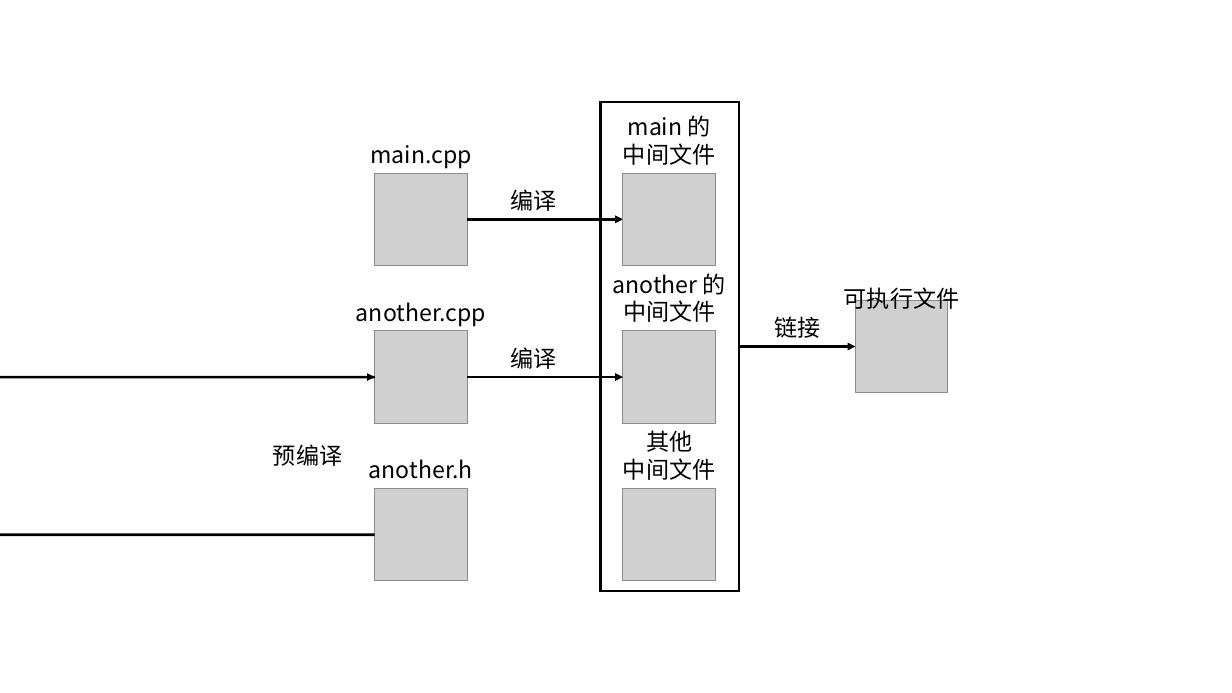
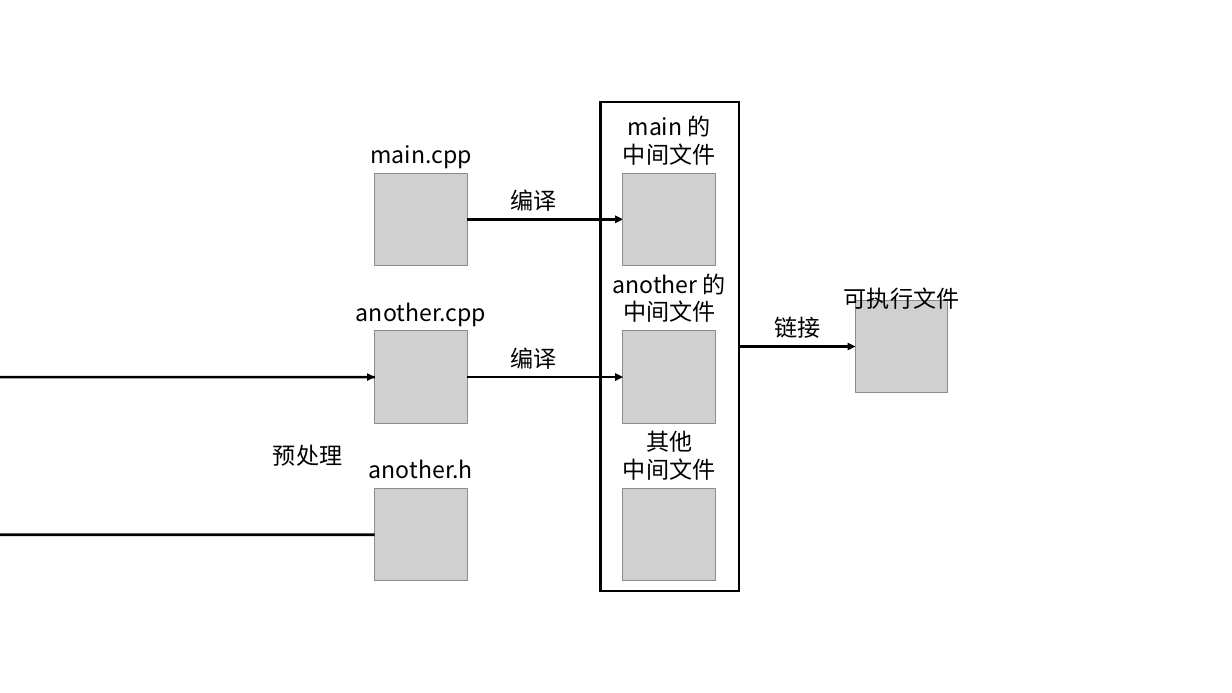
Before and after one commit to UnnamedOrange/Shangshou-CMake, a slide deck: slide 1 of book/assets/figure-source.pptx. Drawn at 1232x693 pixels with LibreOffice and Linux fonts; fonts in the diff are those of the drawing; grey boxes stand for pictures. Boxes give left, top, right and bottom in pixels: in the first picture for what was removed or moved away, otherwise in the second. Text is boxed around its words. In the diff, an @@ line names an element or a change of style, - is before the commit and + after.

```diff
--- a/book/assets/figure-source.pptx
+++ b/book/assets/figure-source.pptx
@@ text at (273, 444, 342, 466): text changed @@
-预编译
+预处理
```
Also in this commit, not shown: 1 other file.
